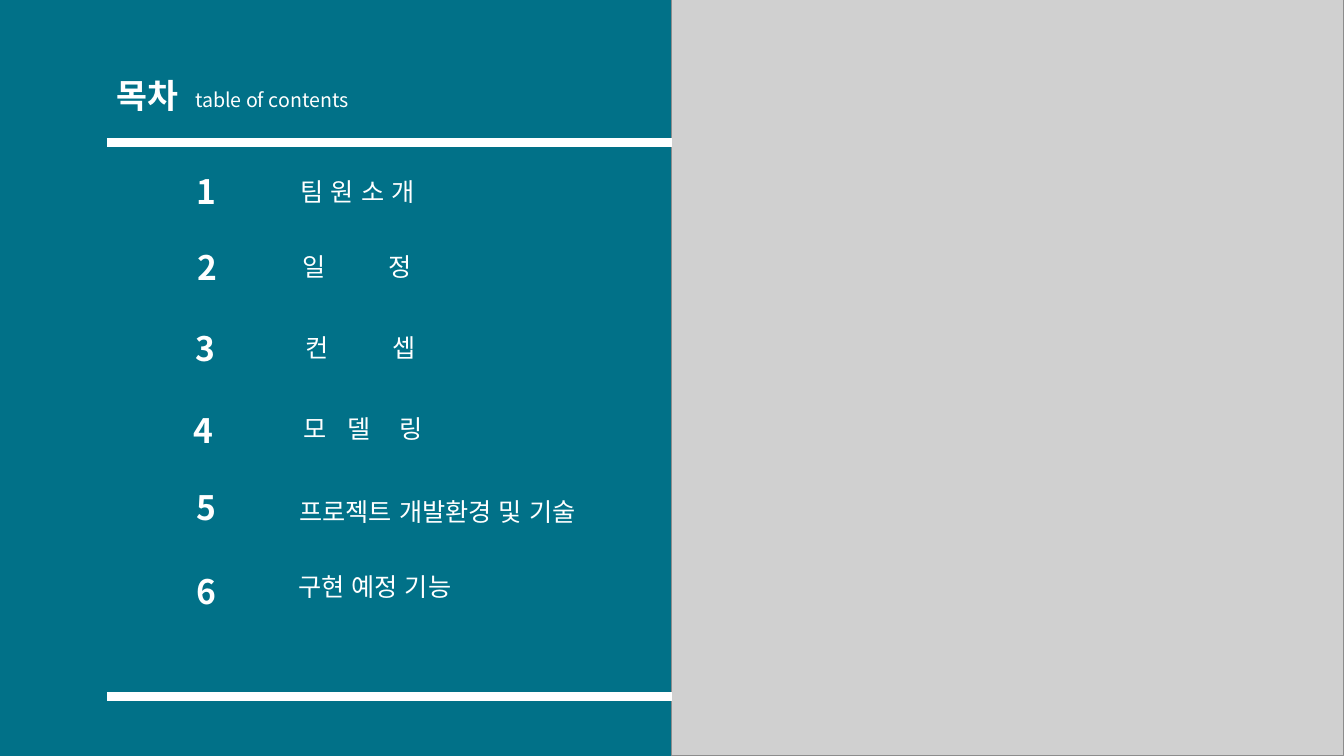
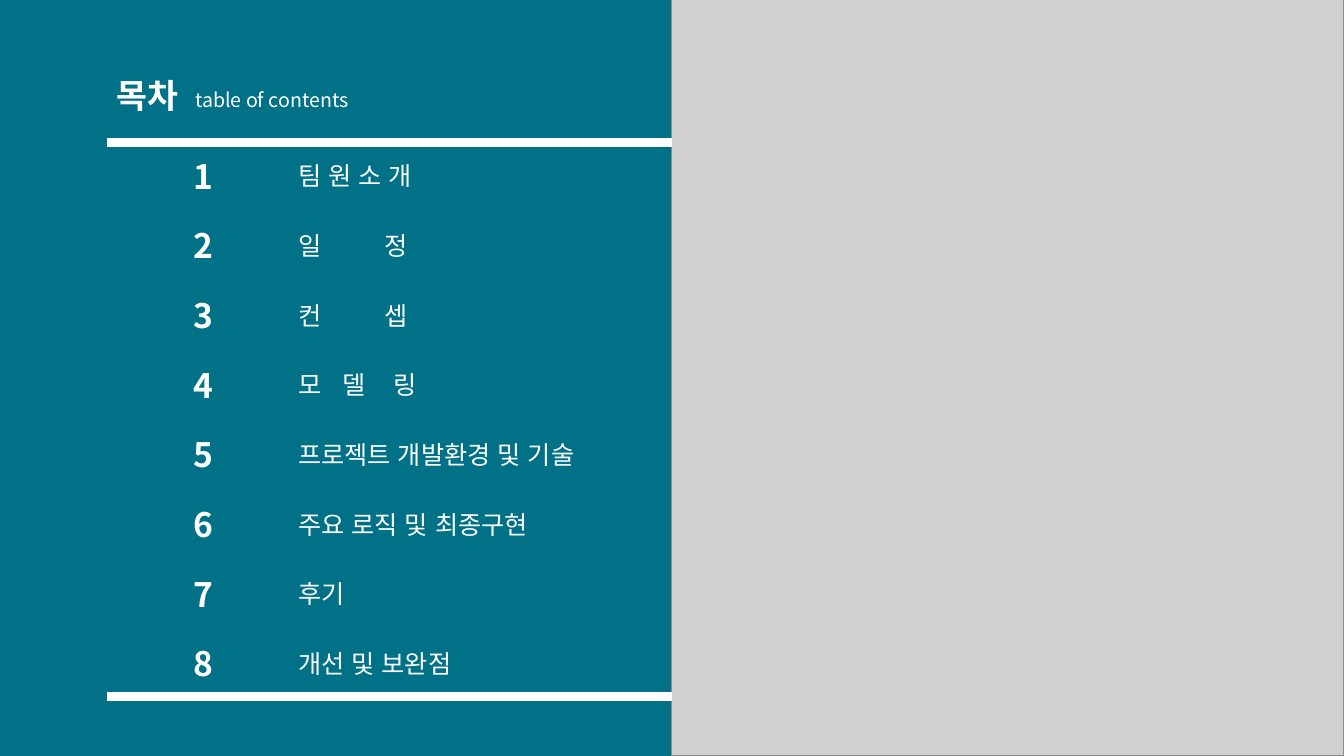
Before and after one commit to Hoonys101/bigdata, a slide deck: slide 2 of 최종.pptx. Drawn at 1344x756 pixels with LibreOffice and Linux fonts; fonts in the diff are those of the drawing; grey boxes stand for pictures. Boxes give left, top, right and bottom in pixels: in the first picture for what was removed or moved away, otherwise in the second. Text is boxed around its words. In the diff, an @@ line names an element or a change of style, - is before the commit and + after.

```diff
--- a/최종.pptx
+++ b/최종.pptx
@@ text "1": place and size @@
-text "1" at <box>196,179,216,204</box>
+text "1" at <box>194,164,214,189</box>
@@ text "팀 원 소 개": place and size @@
-text "팀 원 소 개" at <box>301,180,414,203</box>
+text "팀 원 소 개" at <box>298,164,412,187</box>
@@ text "2": place and size @@
-text "2" at <box>198,254,218,280</box>
+text "2" at <box>194,232,214,258</box>
@@ text "일 정": place and size @@
-text "일 정" at <box>302,255,412,278</box>
+text "일 정" at <box>298,234,408,257</box>
@@ text "3": place and size @@
-text "3" at <box>195,335,215,362</box>
+text "3" at <box>194,302,214,329</box>
@@ text "컨 셉": place and size @@
-text "컨 셉" at <box>306,336,416,359</box>
+text "컨 셉" at <box>298,304,408,327</box>
@@ text "4": place and size @@
-text "4" at <box>194,418,214,443</box>
+text "4" at <box>194,373,214,398</box>
@@ text "모 델 링": place and size @@
-text "모 델 링" at <box>303,417,422,440</box>
+text "모 델 링" at <box>298,373,417,396</box>
@@ text "5": place and size @@
-text "5" at <box>196,495,216,521</box>
+text "5" at <box>194,442,214,468</box>
@@ text "프로젝트 개발환경 및 기술": place and size @@
-text "프로젝트 개발환경 및 기술" at <box>299,500,575,523</box>
+text "프로젝트 개발환경 및 기술" at <box>298,443,574,466</box>
@@ text "6": place and size @@
-text "6" at <box>196,578,216,605</box>
+text "6" at <box>194,511,214,538</box>
@@ text at <box>298,513,528,536</box>: text changed @@
-구현 예정 기능
+주요 로직 및 최종구현
@@ text added at <box>194,582,214,607</box>, 24 pt, text #FFFFFF, bold @@
+7
@@ text added at <box>298,582,344,605</box>, 18 pt, text #FFFFFF @@
+후기
@@ text added at <box>194,650,214,677</box>, 24 pt, text #FFFFFF, bold @@
+8
@@ text added at <box>298,652,452,675</box>, 18 pt, text #FFFFFF @@
+개선 및 보완점
```
Also in this commit, not shown: 3 other slides changed, 5 other files.
